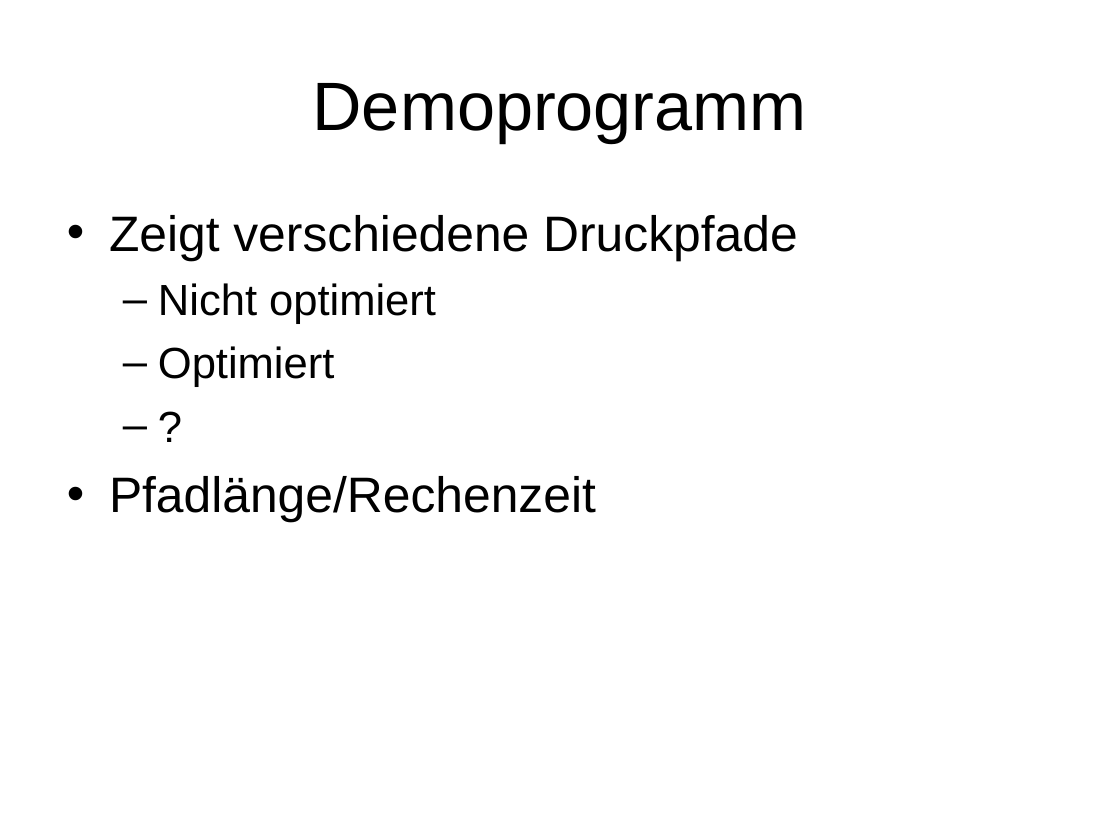
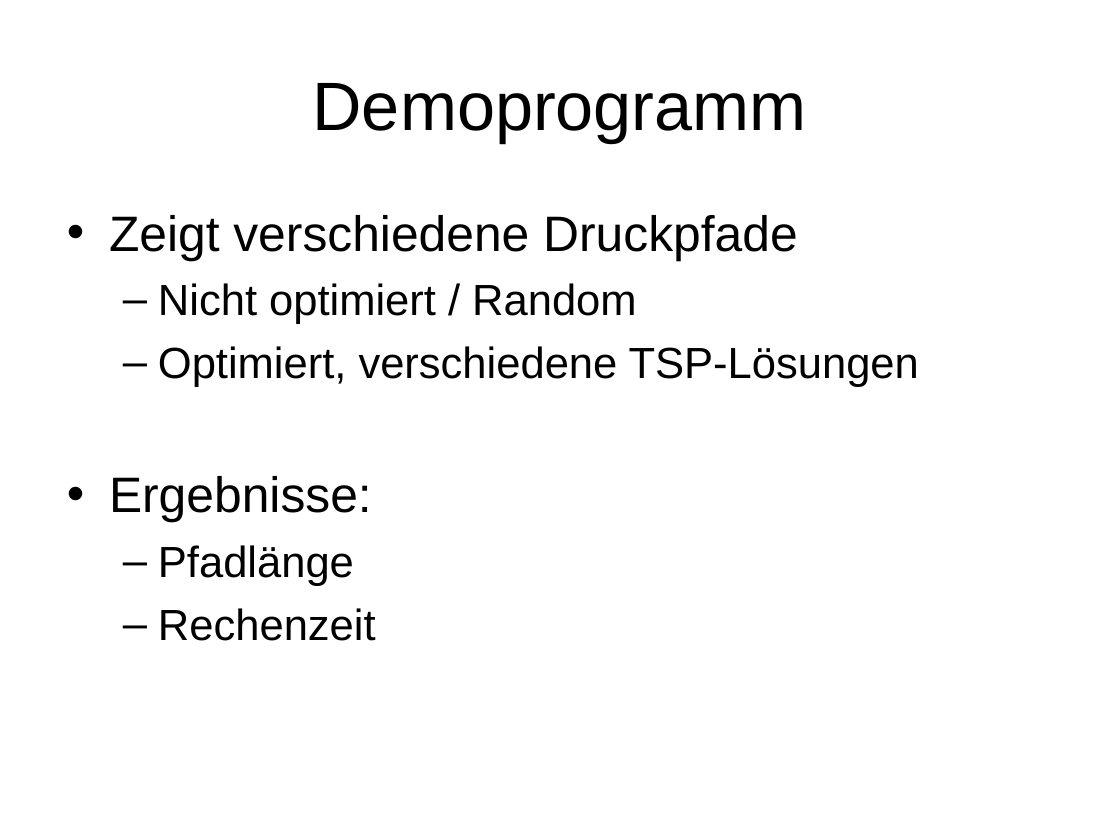
Before and after one commit to khase/MotionPlanning, a slide deck: slide 4 of Seminar/Themenvorschlag-3D-Print.ppt. Drawn at 1120x840 pixels with LibreOffice and Linux fonts; fonts in the diff are those of the drawing. Boxes give left, top, right and bottom in pixels: in the first picture for what was removed or moved away, otherwise in the second. Text is boxed around its words. In the diff, an @@ line names an element or a change of style, - is before the commit and + after.

```diff
--- a/Seminar/Themenvorschlag-3D-Print.ppt
+++ b/Seminar/Themenvorschlag-3D-Print.ppt
@@ text at (109,283,919,641): text changed @@
-  – Nicht optimiert
-  – Optimiert
-  – ?
-• Pfadlänge/Rechenzeit
+  – Nicht optimiert / Random
+  – Optimiert, verschiedene TSP-Lösungen
+• Ergebnisse:
+  – Pfadlänge
+  – Rechenzeit
```
Also in this commit, not shown: 2 other slides changed, 17 other files.
